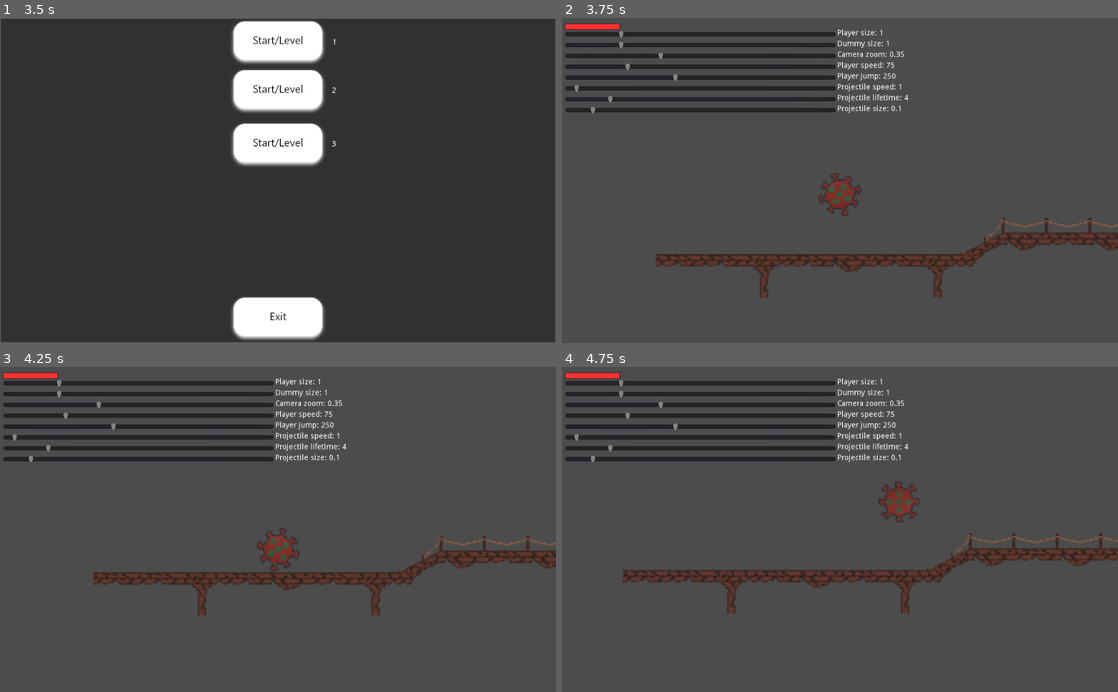
Above: before the commit, frames 1-4 (two rows, left to right).
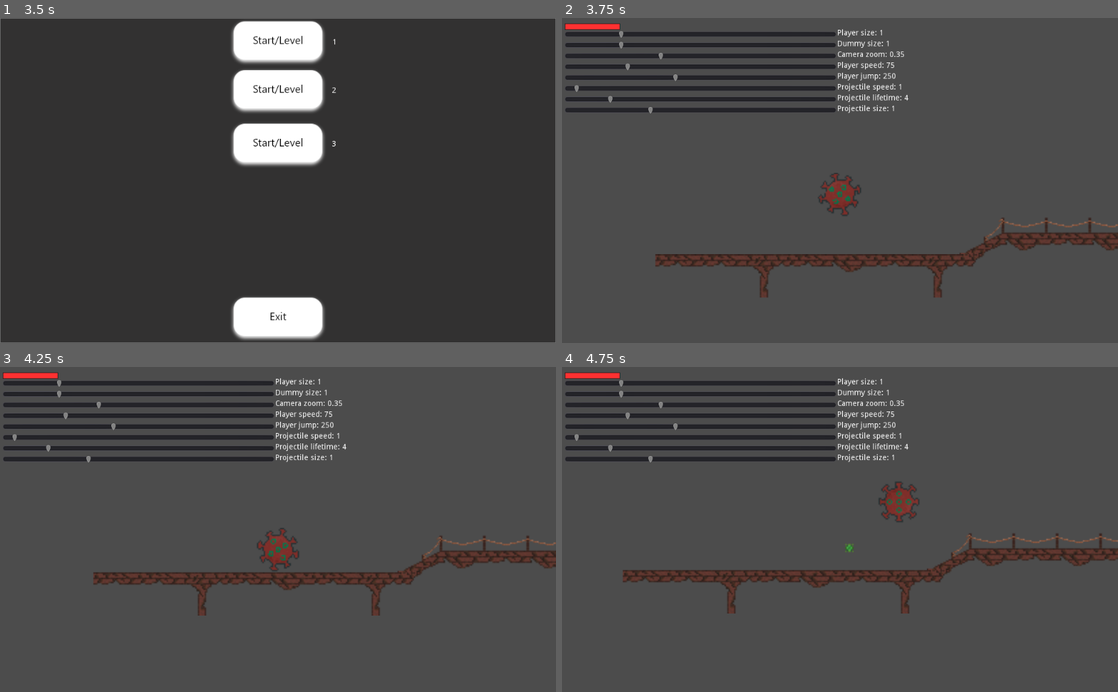
Above: after the commit, the same moments.

Repository: INF19IT2/2d-Jump-n-Run-SE
Game: Godot game, scene res://Scenes/MainScene/MainScene.tscn
Two runs of this game, one before a commit and one after it. Both use one fixed random seed, a clock stepped at 60 frames per second and the inputs below.
Inputs (mouse positions are in pixels of both pictures, inside the frame that each line leads up to):
- Up to frame 1 (3.5 s): click (278, 70) at 0.52 s; type "Alex" at 0.6 s; click (278, 154) at 1.25 s; click "1" at 2 s; click "2" at 2.75 s
- Up to frame 2 (3.75 s): click "3" at 3.5 s
- Up to frame 3 (4.25 s): no input
- Up to frame 4 (4.75 s): tap Enter (shoot) at 4.25 s; hold D (move_right) from 4.28 s (still down); hold Shift (running) from 4.28 s (still down); tap W (move_up) at 4.52 s

Frame 1 is identical in both runs. In frame 2, less than 0.1% of the frame differs, in the area x 5-61%, y 26-30%; in frame 3, less than 0.1%; in frame 4, less than 0.1%, in the area x 5-61%, y 26-58%.

Commit message:
correct default size for projectile

Diff:
--- a/2d-Jump-n-Run-SE/Scenes/Objects/slider.tscn
+++ b/2d-Jump-n-Run-SE/Scenes/Objects/slider.tscn
@@ -166,10 +166,10 @@
 margin_top = 160.0
 margin_right = 505.0
 margin_bottom = 180.0
-min_value = 0.01
-max_value = 1.0
-step = 0.01
-value = 0.1
+min_value = 0.1
+max_value = 3.0
+step = 0.1
+value = 1.0
 __meta__ = {
 "_edit_use_anchors_": false
 }
@@ -179,7 +179,7 @@
 margin_top = 1.0
 margin_right = 609.0
 margin_bottom = 15.0
-text = "Projectile size: 0.1"
+text = "Projectile size: 1"
 __meta__ = {
 "_edit_use_anchors_": false
 }
